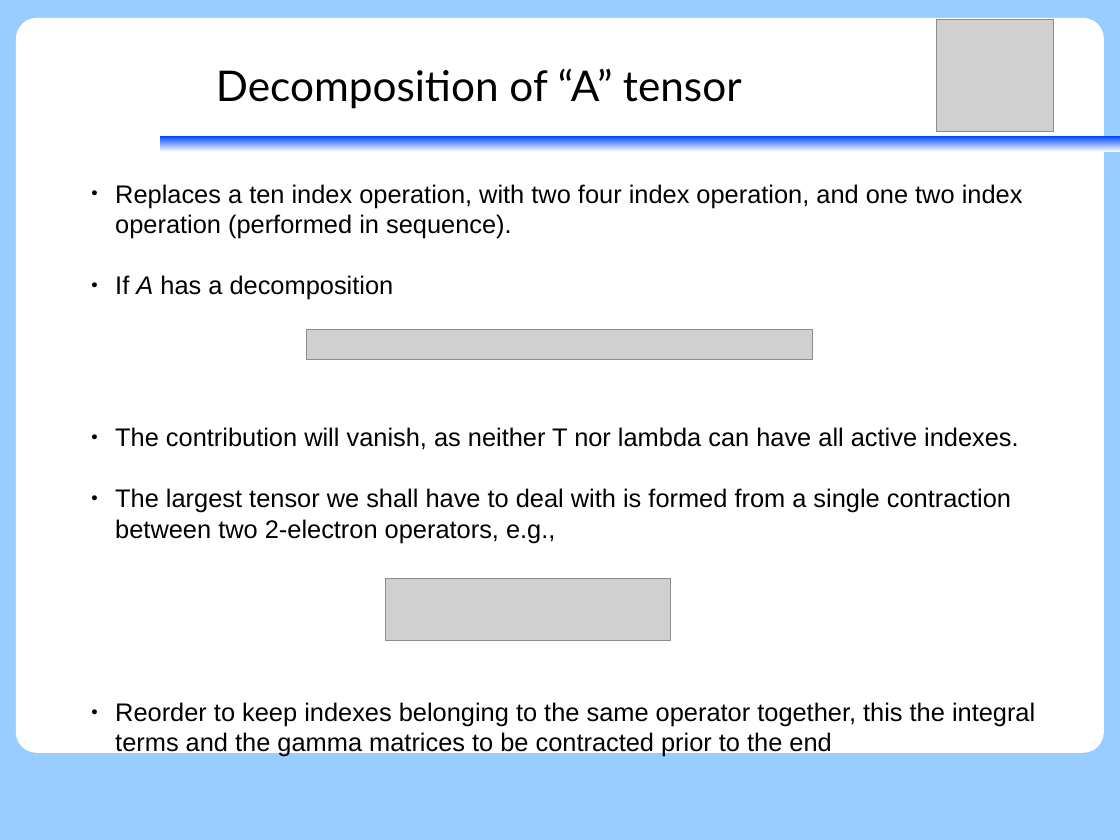
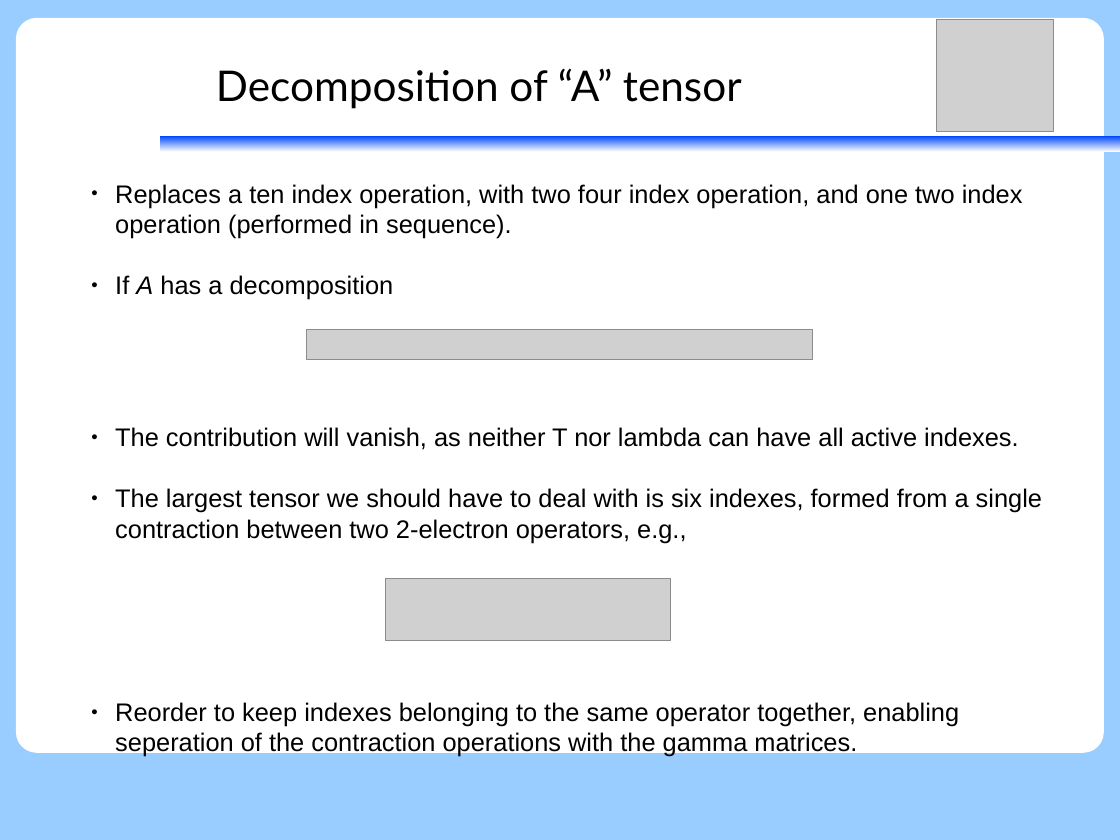
Before and after one commit to peterjohncherry/Presentations-etc, a slide deck: slide 29 of SGROUP02082017/02082017_peter_relxms-wick.odp. Drawn at 1120x840 pixels with LibreOffice and Linux fonts; fonts in the diff are those of the drawing; grey boxes stand for pictures. Boxes give left, top, right and bottom in pixels: in the first picture for what was removed or moved away, otherwise in the second. Text is boxed around its words. In the diff, an @@ line names an element or a change of style, - is before the commit and + after.

```diff
--- a/SGROUP02082017/02082017_peter_relxms-wick.odp
+++ b/SGROUP02082017/02082017_peter_relxms-wick.odp
@@ text at (115,488,1042,757): text changed @@
-● The largest tensor we shall have to deal with is formed from a single contraction between two 2-electron operators, e.g.,
-● Reorder to keep indexes belonging to the same operator together, this the integral terms and the gamma matrices to be contracted prior to the end
+● The largest tensor we should have to deal with is six indexes, formed from a single contraction between two 2-electron operators, e.g.,
+● Reorder to keep indexes belonging to the same operator together, enabling seperation of the contraction operations with the gamma matrices.
```
Also in this commit, not shown: 14 other slides changed, 2 slides added, 2 slides removed, 1 other file.
